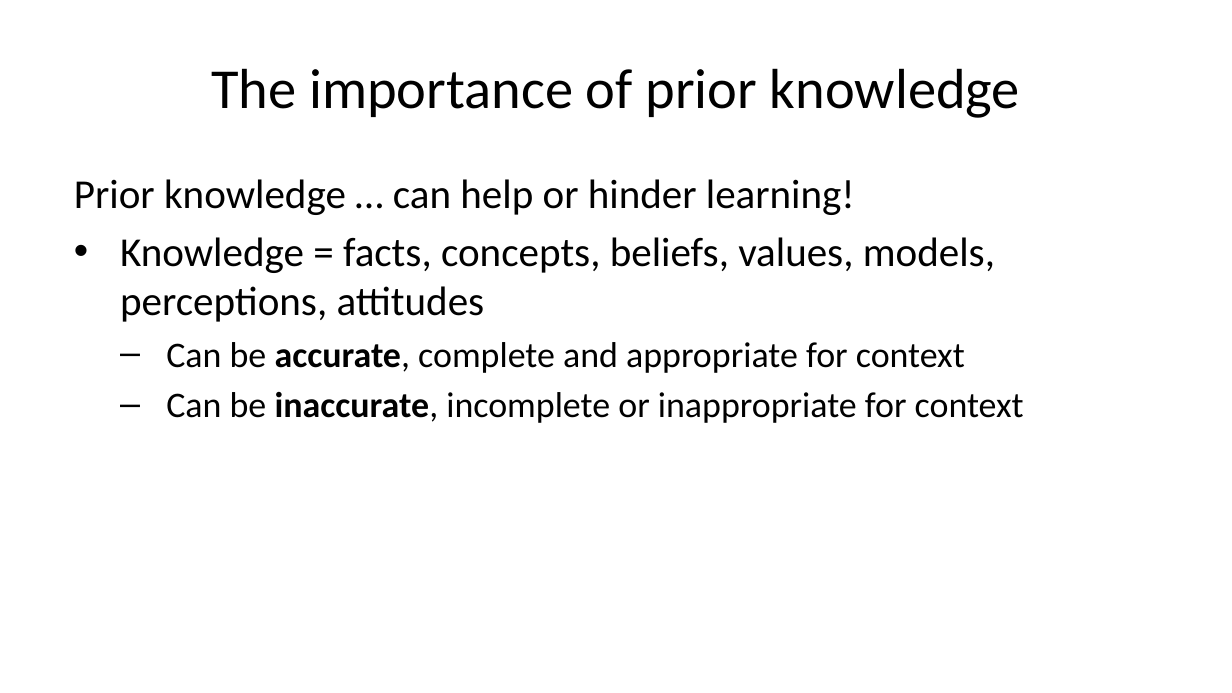
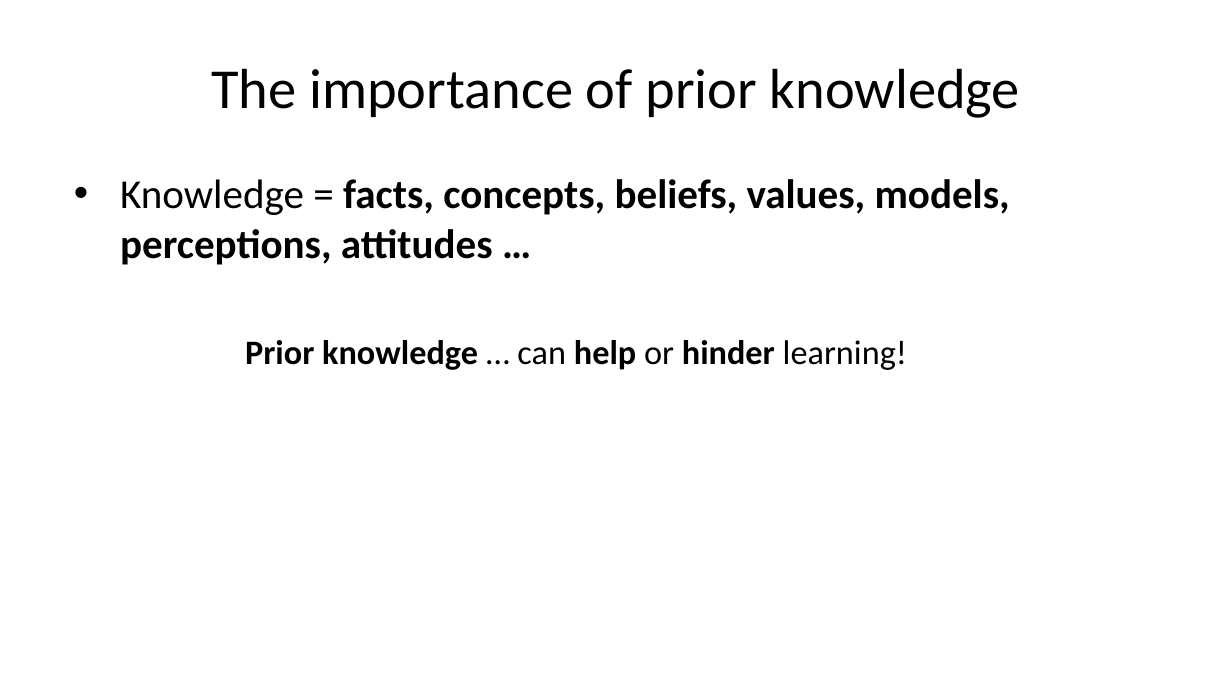
Before and after one commit to lmu-osc/train-the-trainer-student-track-pedagogy, a slide deck: slide 27 of materials/PMM-M1/PMM-M1-S1-Core-Didactic-Principles/PMM-M1-S1-Core-Didactic-Principles-slides.pptx (slide 23 before the commit). Drawn at 1232x693 pixels with LibreOffice and Linux fonts; fonts in the diff are those of the drawing. Boxes give left, top, right and bottom in pixels: in the first picture for what was removed or moved away, otherwise in the second. Text is boxed around its words. In the diff, an @@ line names an element or a change of style, - is before the commit and + after.

```diff
--- a/materials/PMM-M1/PMM-M1-S1-Core-Didactic-Principles/PMM-M1-S1-Core-Didactic-Principles-slides.pptx
+++ b/materials/PMM-M1/PMM-M1-S1-Core-Didactic-Principles/PMM-M1-S1-Core-Didactic-Principles-slides.pptx
@@ text at bbox=[120, 179, 1010, 265]: paragraph added @@
+• Knowledge = facts, concepts, beliefs, values, models, perceptions, attitudes …
@@ text at bbox=[120, 237, 1024, 423]: paragraphs removed @@
-• Knowledge = facts, concepts, beliefs, values, models, perceptions, attitudes
-  – Can be accurate, complete and appropriate for context
-  – Can be inaccurate, incomplete or inappropriate for context
@@ text at bbox=[245, 340, 907, 370]: size 24 to 20 pt in "Prior knowledge … can help or hinder ..."; bold on in "Prior knowledge help hinder"; indent changed @@
```
Also in this commit, not shown: 29 other slides changed, 9 slides added, 48 other files.
